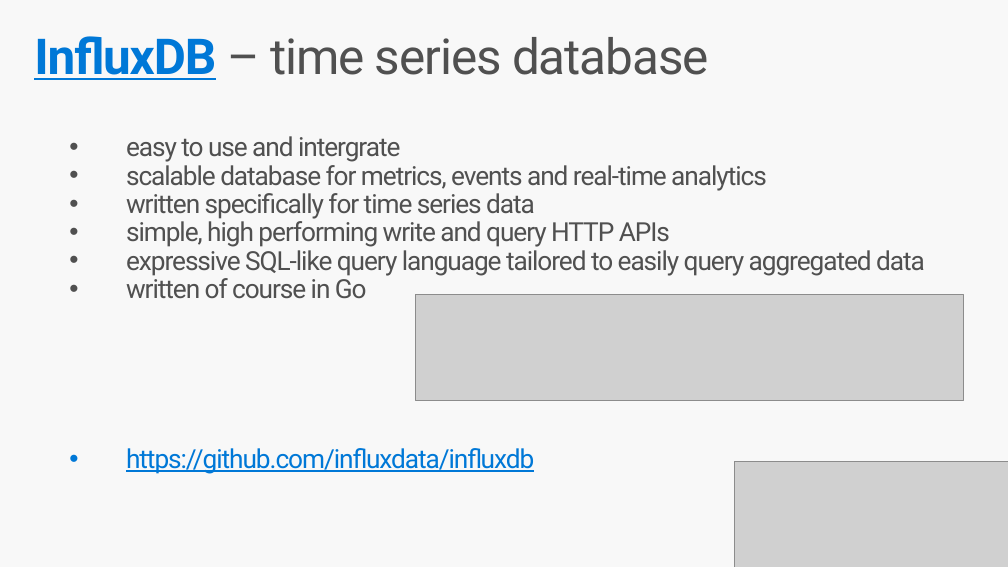
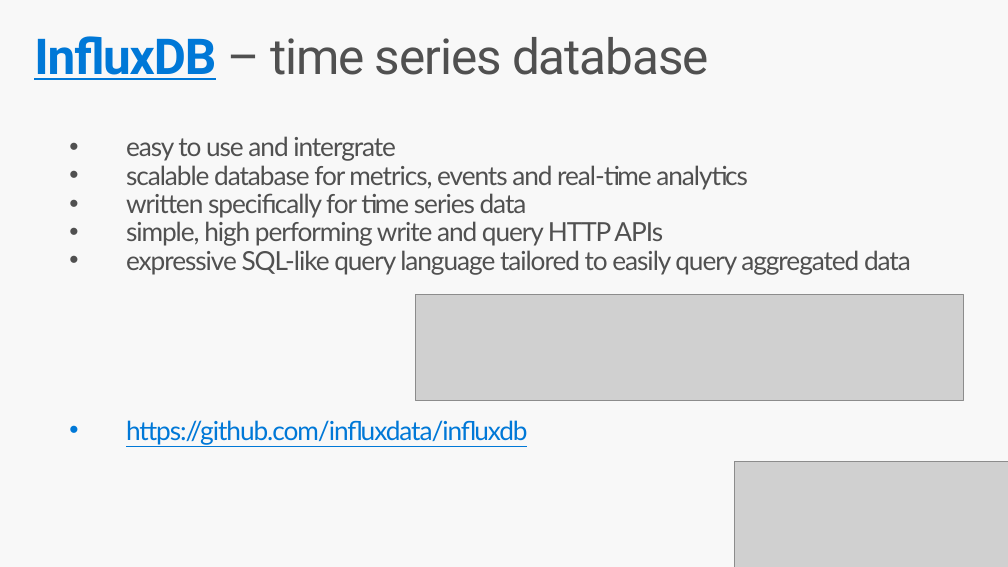
Before and after one commit to DudnykOleksandr/HealthMonitoring, a slide deck: slide 16 of docs/HealthMonitoring.pptx (slide 15 before the commit). Drawn at 1008x567 pixels with LibreOffice and Linux fonts; fonts in the diff are those of the drawing; grey boxes stand for pictures. Boxes give left, top, right and bottom in pixels: in the first picture for what was removed or moved away, otherwise in the second. Text is boxed around its words. In the diff, an @@ line names an element or a change of style, - is before the commit and + after.

```diff
--- a/docs/HealthMonitoring.pptx
+++ b/docs/HealthMonitoring.pptx
@@ text "easy to use and intergrate" at (x1=126, y1=136, x2=911, y2=445): font Roboto to Lato @@
@@ text at (x1=126, y1=274, x2=367, y2=298): paragraph removed @@
-• written of course in Go
```
Also in this commit, not shown: 12 other slides changed, 1 slide added, 1 other file.
